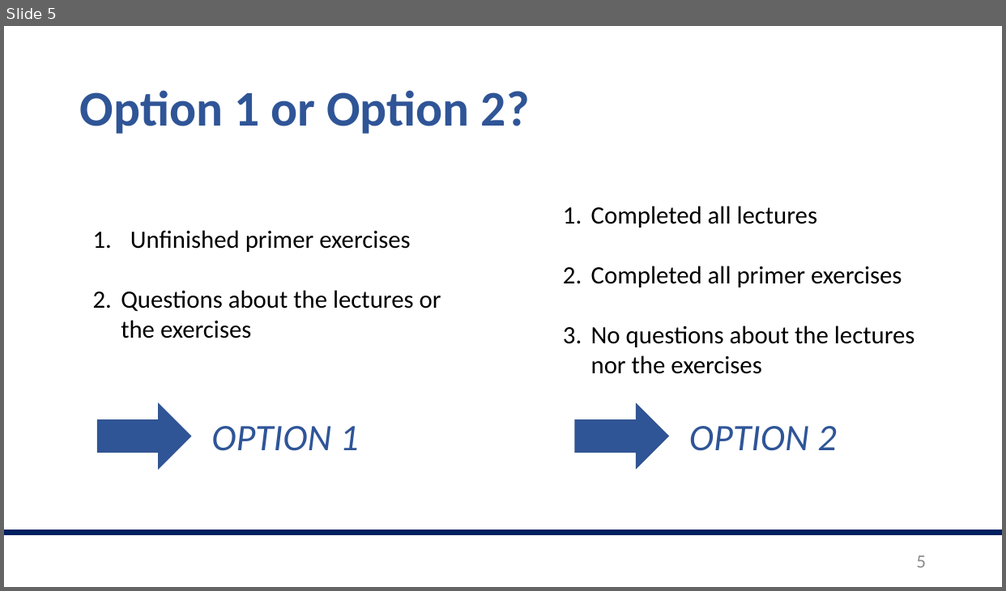
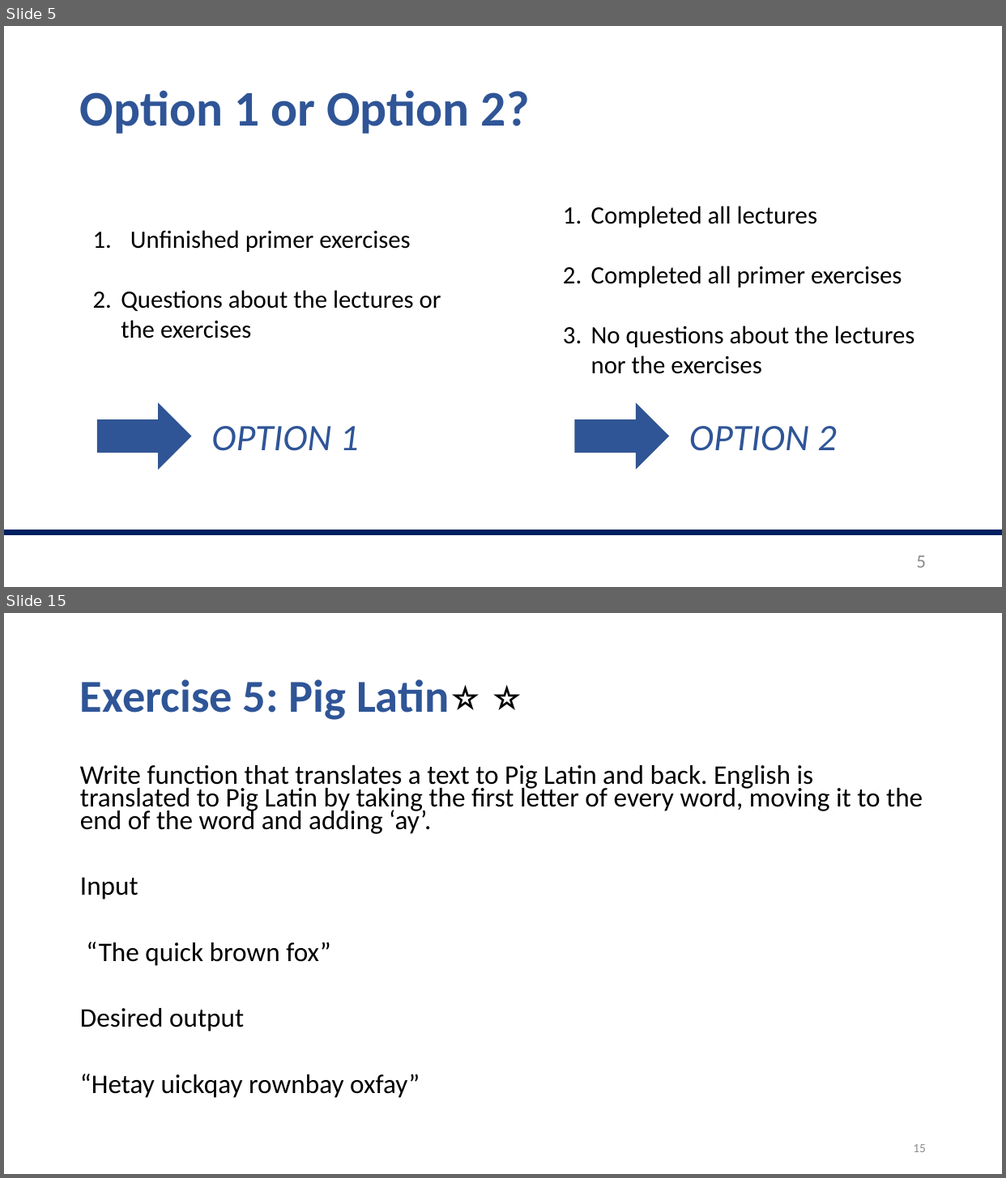
Before and after one commit to valegiunchiglia/2022-Module3-ImperialCollege, a slide deck: Day1/Day1.pptx. Shown one above the other, each under a label of ours: slide 5 before the commit, slides 5 and 15 after it; the slides between them are not shown. The pictures are 1006x591 and 1006x1178 pixels, drawn with LibreOffice and Linux fonts; fonts in the diff are those of the drawing. Boxes give left, top, right and bottom in pixels: in the first picture for what was removed or moved away, otherwise in the second. Text is boxed around its words. In the diff, an @@ line names an element or a change of style, - is before the commit and + after.

Commit message:
added exercises Day 1

```diff
--- a/Day1/Day1.pptx
+++ b/Day1/Day1.pptx
@@ slide 15 added at bbox=[4, 613, 1002, 1174], background #FFFFFF @@
@@ title added at bbox=[80, 679, 449, 720], 44 pt, text #2F5597, bold @@
+Exercise 5: Pig Latin⭐️ ⭐️
@@ text added at bbox=[80, 765, 923, 1098], 25.9 pt, text #000000 @@
+Write function that translates a text to Pig Latin and back. English is translated to Pig Latin by taking the first letter of every word, moving it to the end of the word and adding ‘ay’.
+Input
+“The quick brown fox”
+Desired output
+“Hetay uickqay rownbay oxfay”
@@ page number added at bbox=[913, 1144, 926, 1152], 12 pt, text #8C8C8C @@
+15
```
Also in this commit, not shown: 2 slides changed, 14 other slides added, 2 other files.
